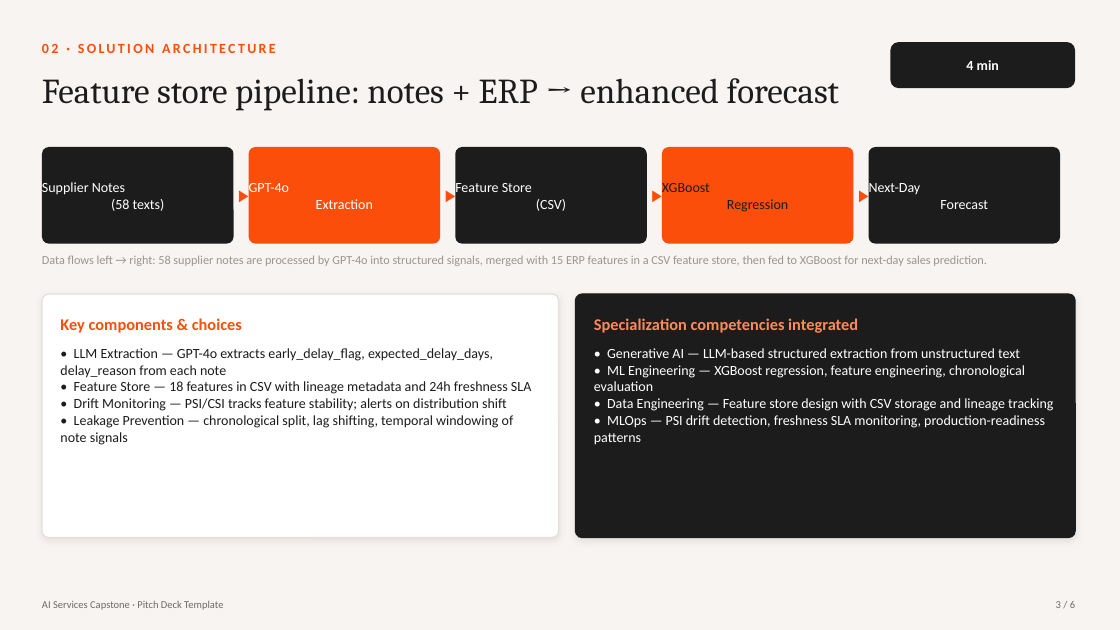
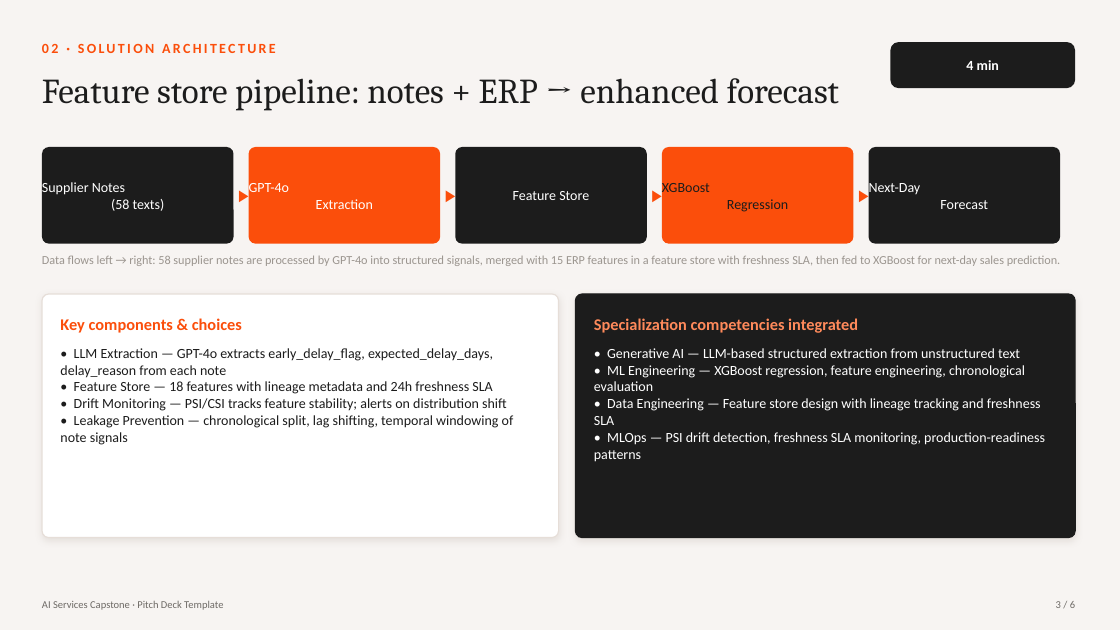
Before and after one commit to damie17/DemandSignalFeatureStore, a slide deck: slide 3 of PITCH_DECK.pptx. Drawn at 1120x630 pixels with LibreOffice and Linux fonts; fonts in the diff are those of the drawing. Boxes give left, top, right and bottom in pixels: in the first picture for what was removed or moved away, otherwise in the second. Text is boxed around its words. In the diff, an @@ line names an element or a change of style, - is before the commit and + after.

```diff
--- a/PITCH_DECK.pptx
+++ b/PITCH_DECK.pptx
@@ text at <box>513,191,589,200</box>: text changed @@
-Feature Store
-(CSV)
+Feature Store
@@ text at <box>42,255,1061,266</box>: text changed @@
-Data flows left → right: 58 supplier notes are processed by GPT-4o into structured signals, merged with 15 ERP features in a CSV feature store, then fed to XGBoost for next-day sales prediction.
+Data flows left → right: 58 supplier notes are processed by GPT-4o into structured signals, merged with 15 ERP features in a feature store with freshness SLA, then fed to XGBoost for next-day sales prediction.
@@ text at <box>74,381,492,394</box>: text changed @@
-• Feature Store — 18 features in CSV with lineage metadata and 24h freshness SLA
+• Feature Store — 18 features with lineage metadata and 24h freshness SLA
@@ text at <box>594,398,1041,425</box>: text changed @@
-• Data Engineering — Feature store design with CSV storage and lineage tracking
+• Data Engineering — Feature store design with lineage tracking and freshness SLA
```
Also in this commit, not shown: 4 other slides changed, 1 other file.
